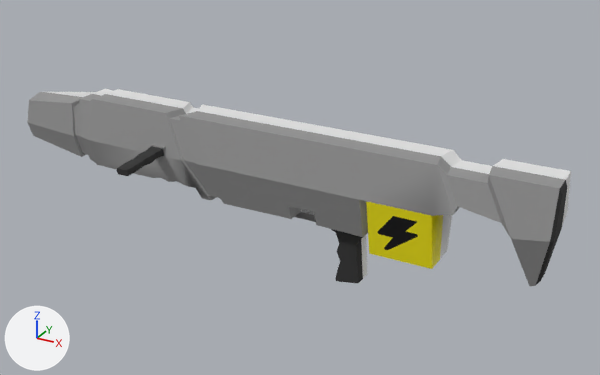
The FBX model Assets/Models/gun.fbx, before and after one commit.
Rendered twice from a 50 mm camera at (0.815, -1.643, 1.051) aimed at (-0.091, 0.004, 0.228). Every picture has the same lights, and +X, +Y and +Z are marked at lower left. Vertices at the same position are counted once.
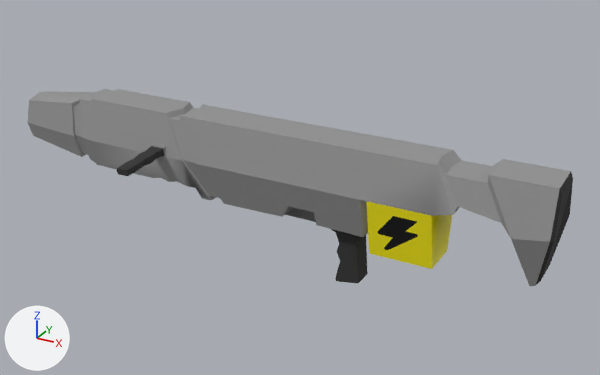
What changed in the scene script:
```text
Change me_cylinder_001:
    used by ob_cylinder_001; location = (0.0, 0.0, 0.0); rotation_euler = (1.571, 0.0, -1.571), in degrees (90, 0, -90); scale = (-0.00213, -0.00213, -0.0017)
    verts and faces of me_cylinder_001; kept vertices keep their numbers, new ones are numbered from 160
    remove me_cylinder_001.from_pydata(...)  # 160 vertices, 104 faces; spans x 0.0..37.0, y -178.0..-6.0, z -548.0..314.0
    add me_cylinder_001.from_pydata(...)  # 157 vertices, 108 faces; spans x 0.0..37.0, y -178.0..-6.0, z -548.0..318.0
    me_cylinder_001 part 1
    add delete_vertices([0])  # with the faces that use them
    add verts[160] = (34.0, -126.0, 318.0)  # pixel (569, 214)
    add verts[161] = (23.0, -171.0, 318.0)  # pixel (573, 178)
    add verts[162] = (19.0, -73.0, 305.0)  # pixel (549, 264)
    add verts[163] = (0.0, -73.0, 305.0)  # pixel (545, 272)
    add verts[164] = (0.0, -171.0, 318.0)  # pixel (567, 186)
    add faces += [(3, 11, 163, 162), (5, 160, 161, 7), (3, 162, 160, 5), (7, 161, 164, 13), (160, 162, 161), (161, 162, 163, 164)]  # mat_handle (black #313131)
    me_cylinder_001 part 2
    add delete_vertices([25, 33, 34, 42, 43, 118, 135])  # with the faces that use them
    add for i in [10, 29, 38]: verts[i] += (0.0, 0.0, -16.0)
    add faces += [(24, 117, 138, 119)]  # mat_handle (black #313131)
    add faces += [(19, 20, 27, 26, 21)]  # mat_baterypack (picture img_lightning_png)
    add faces += [(115, 139, 140, 116), (22, 30, 116, 117)]  # mat_gun (grey #949494)
    me_cylinder_001 part 3: 79 faces spanning x 0.0..37.0, y -178.0..-64.0, z -548.0..314.0 switch from no material to mat_gun (grey #949494)
    me_cylinder_001 part 4: 11 faces spanning x 0.0..13.0, y -77.0..-6.0, z -10.0..63.0 switch from no material to mat_handle (black #313131)
    me_cylinder_001 part 5: 3 faces spanning x 0.0..37.0, y -127.0..-59.0, z 74.0..165.0 switch from no material to mat_baterypack (picture img_lightning_png)
    add me_cylinder_001.materials.append(mat_barrel)  # orange #e79841
Change me_cylinder:
    used by ob_cylinder; location = (0.0, 0.0, 0.0); rotation_euler = (-1.571, 0.0, -1.571), in degrees (-90, 0, -90); scale = (0.00213, 0.00213, 0.0017)
    verts and faces of me_cylinder; kept vertices keep their numbers, new ones are numbered from 201
    remove me_cylinder.from_pydata(...)  # 201 vertices, 150 faces; spans x 0.0..102.0, y -178.0..-6.0, z -548.0..318.0
    add me_cylinder.from_pydata(...)  # 199 vertices, 148 faces; spans x 0.0..102.0, y -178.0..-6.0, z -548.0..318.0
    me_cylinder part 6
    add delete_vertices([0, 39])  # with the faces that use them
    add verts[43] = (0.0, -73.0, 305.0)  # moved, pixel (545, 272)
    add verts[150] = (0.0, -171.0, 318.0)  # moved, pixel (567, 186)
    add faces += [(40, 42, 41), (41, 42, 43, 150)]  # mat_handle (black #313131)
    me_cylinder part 7
    add for i in [10, 28, 35]: verts[i] += (0.0, 0.0, -16.0)
Change ob_cylinder_001:
    add ob_cylinder_001.parent = ob_cylinder
    ob_cylinder_001.rotation_euler: (1.571, 0.0, -1.571) -> (-3.142, 0.0, 0.0)  # degrees (90, 0, -90) -> degrees (-180, 0, 0)
    ob_cylinder_001.scale: (-0.00213, -0.00213, -0.0017) -> (-1.0, -1.0, -1.0)
```

Where the change shows, as pixel boxes (x1, y1, x2, y2) in the pictures (600 x 375 px; the box of a moved part takes in the faces that stretch with it):
'Cylinder', reshaped: before (27, 92, 567, 286); after (27, 92, 568, 286)
'Cylinder.001', reshaped, moved, turned, rescaled: before (47, 89, 571, 278); after (47, 89, 573, 278)
part 1 of me_cylinder_001, built on: before (562, 172, 571, 225); after (545, 172, 573, 273)
part 2 of me_cylinder_001, moved or reshaped: before (301, 209, 314, 215); after (291, 208, 314, 215)
part 3 of me_cylinder_001, recoloured (white to grey): (47, 89, 571, 180) in both
part 4 of me_cylinder_001, recoloured (grey to black): (361, 235, 368, 278) in both
part 5 of me_cylinder_001, recoloured (grey to yellow): (440, 215, 452, 259) in both
part 6 of me_cylinder, cut back: before (541, 180, 567, 280); after (541, 180, 568, 280)
part 7 of me_cylinder, moved or reshaped: (196, 164, 363, 237) in both
